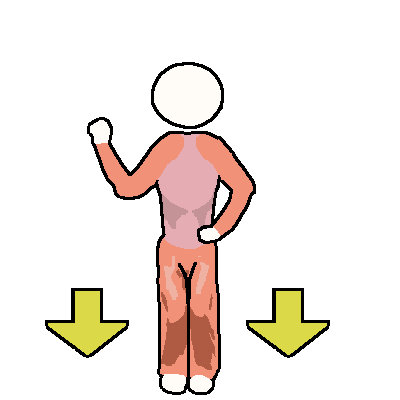
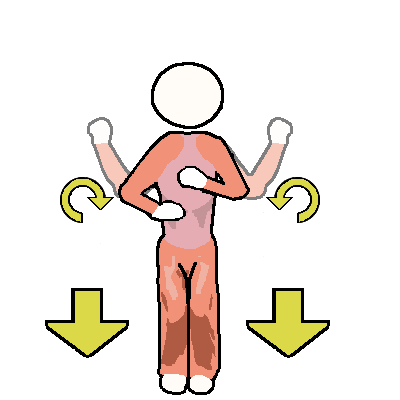
Layers edited between the first and the second w=400, h=400 image:
added layer "circlearrows copy" above "circlearrows" over [60, 177, 114, 223]
added layer "circlearrows" above "crazyhands" over [266, 177, 320, 223]
added layer "crazyhands" above "arm" over [118, 134, 250, 222]
"arm": opacity 100% → 50%, moved it above "stroke", painted on it over [87, 117, 293, 244]
painted on "stroke" over [87, 117, 266, 257]
